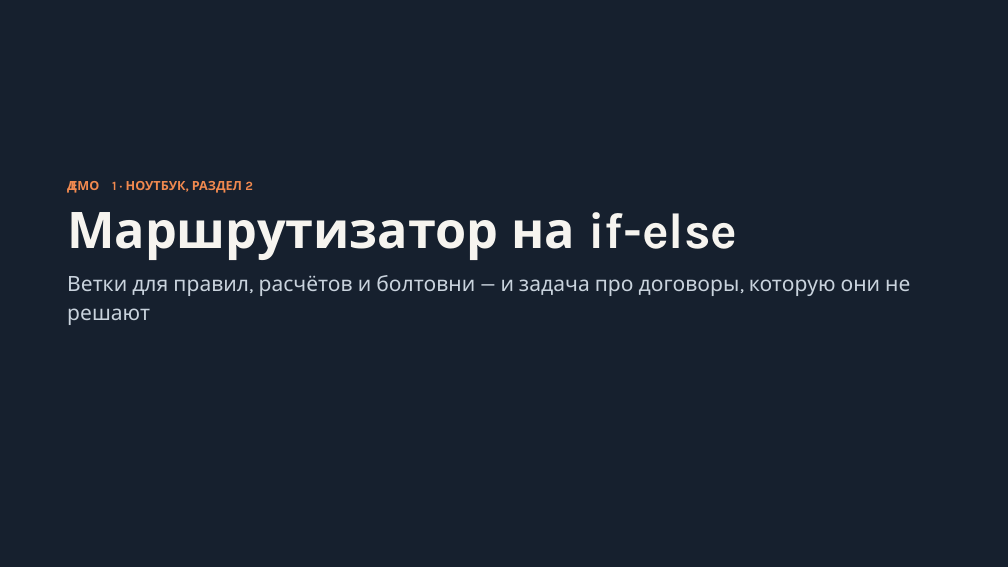
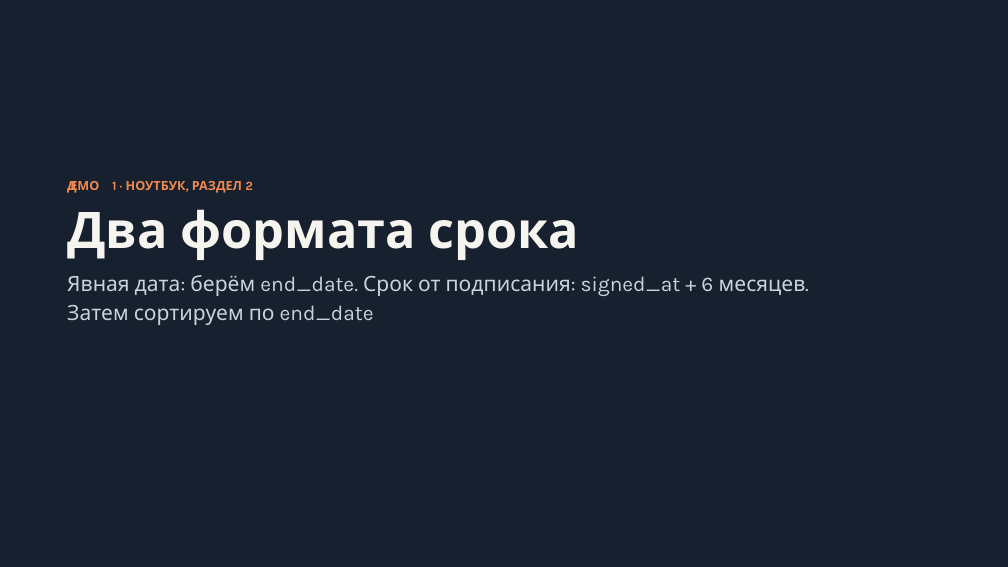
Before and after one commit to chernyatiev/llm_apps_course, a slide deck: slide 8 of lesson_4/Управление потоком исполнения LLM приложения.pptx. Drawn at 1008x567 pixels with LibreOffice and Linux fonts; fonts in the diff are those of the drawing. Boxes give left, top, right and bottom in pixels: in the first picture for what was removed or moved away, otherwise in the second. Text is boxed around its words. In the diff, an @@ line names an element or a change of style, - is before the commit and + after.

```diff
--- a/lesson_4/Управление потоком исполнения LLM приложения.pptx
+++ b/lesson_4/Управление потоком исполнения LLM приложения.pptx
@@ text at (67,209,580,260): text changed @@
-Маршрутизатор на if-else
+Два формата срока
@@ text at (67,275,806,325): text changed @@
-Ветки для правил, расчётов и болтовни — и задача про договоры, которую они не решают
+Явная дата: берём end_date. Срок от подписания: signed_at + 6 месяцев.
+Затем сортируем по end_date
```
Also in this commit, not shown: 3 other slides changed, 1 slide added, 1 slide removed, 12 other files.
